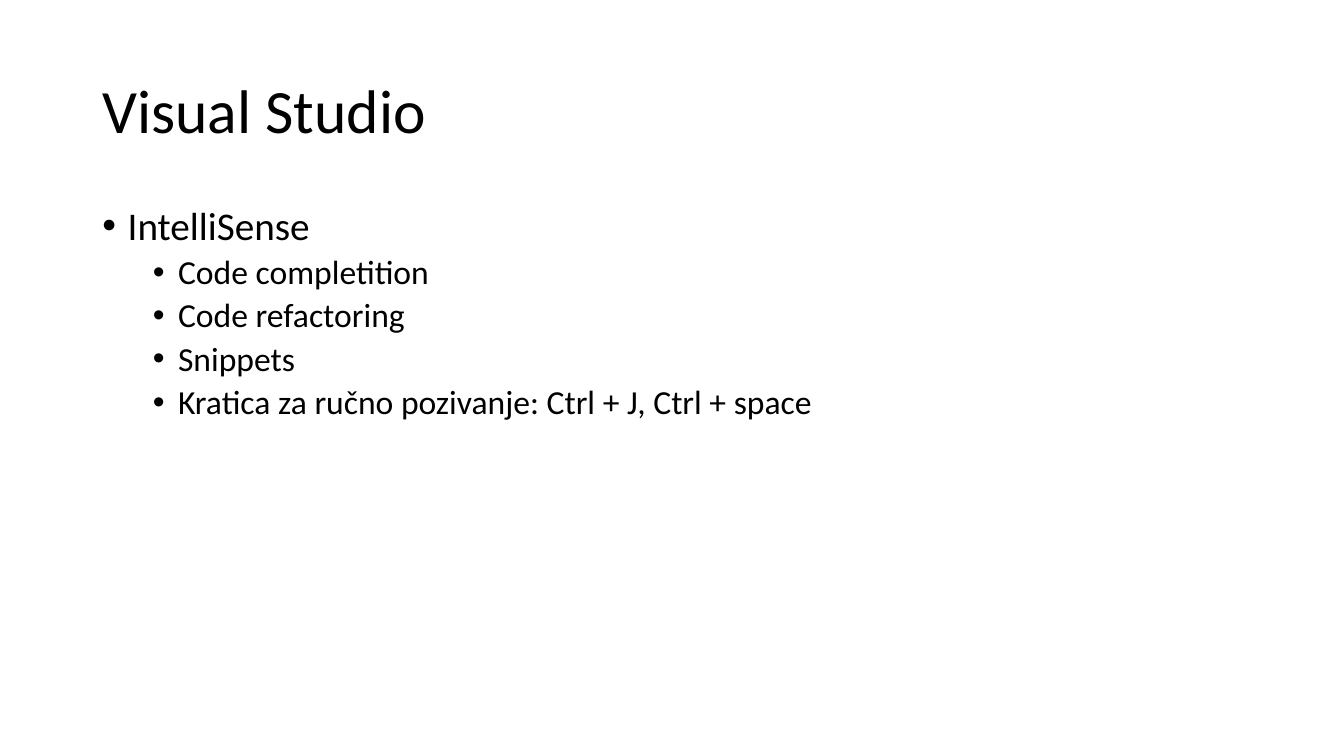
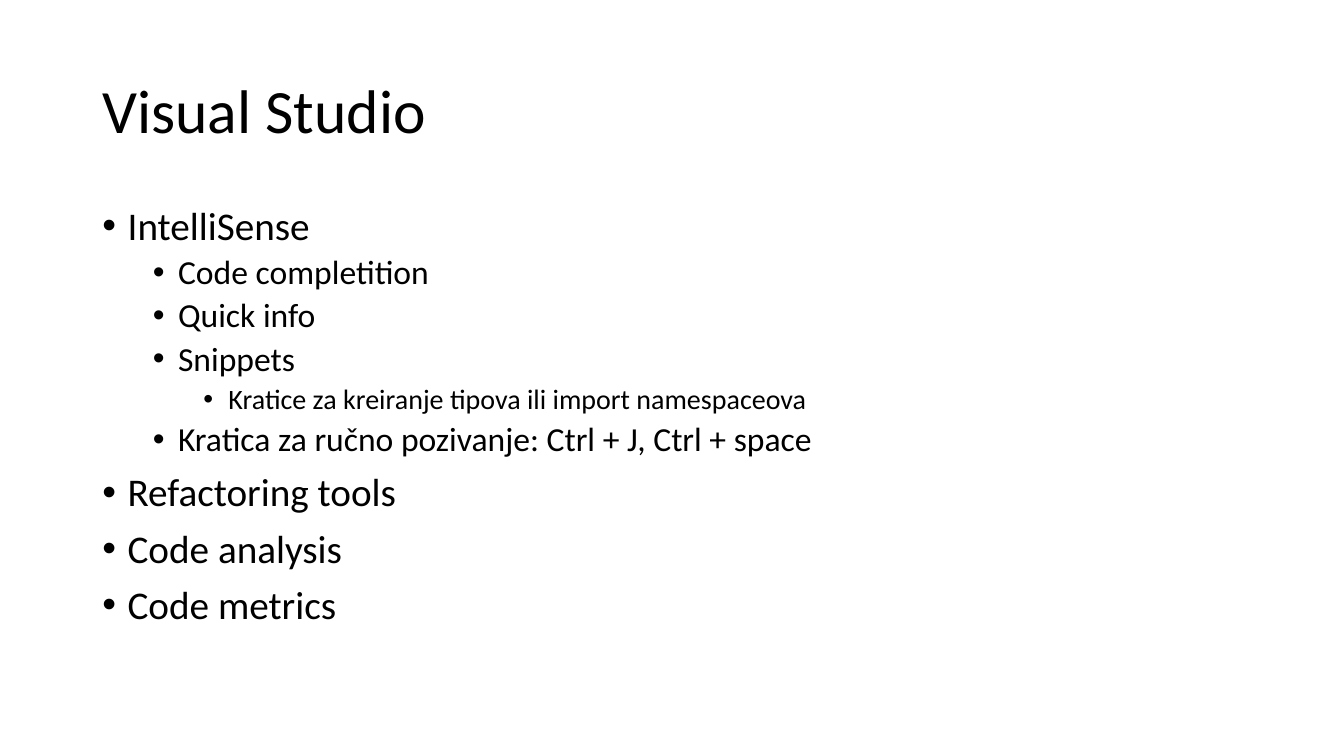
Before and after one commit to mmssniper/angular-workshop, a slide deck: slide 6 of prezentacije/1-3 Alati u razvoju.pptx. Drawn at 1344x756 pixels with LibreOffice and Linux fonts; fonts in the diff are those of the drawing. Boxes give left, top, right and bottom in pixels: in the first picture for what was removed or moved away, otherwise in the second. Text is boxed around its words. In the diff, an @@ line names an element or a change of style, - is before the commit and + after.

```diff
--- a/prezentacije/1-3 Alati u razvoju.pptx
+++ b/prezentacije/1-3 Alati u razvoju.pptx
@@ text at (178,303,315,332): text changed @@
-  • Code refactoring
+  • Quick info
@@ text at (228,389,806,414): paragraph added @@
+    • Kratice za kreiranje tipova ili import namespaceova
@@ text at (128,478,396,620): paragraphs added @@
+• Refactoring tools
+• Code analysis
+• Code metrics
```
Also in this commit, not shown: 2 other slides changed, 2 other files.
